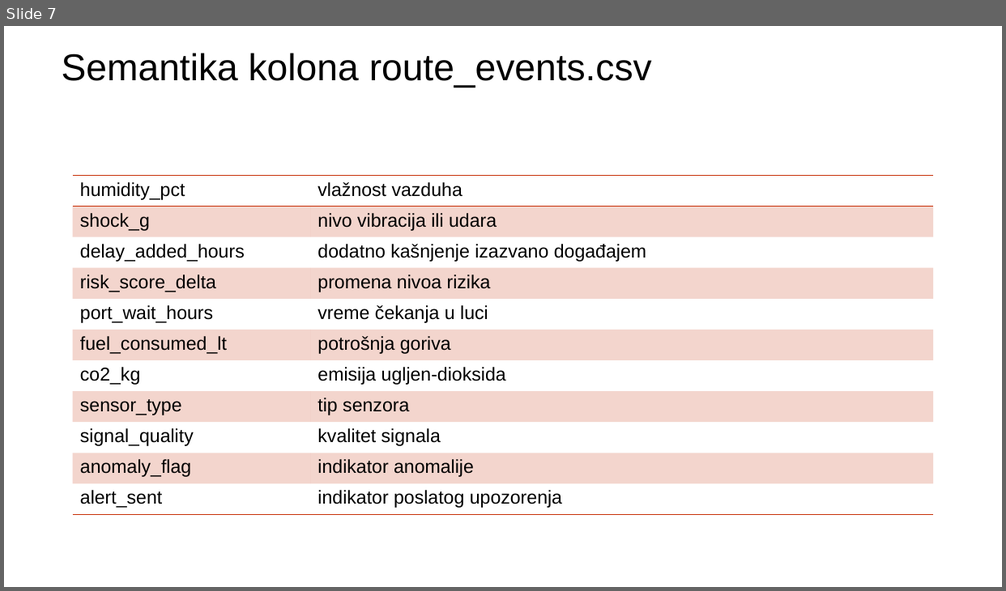
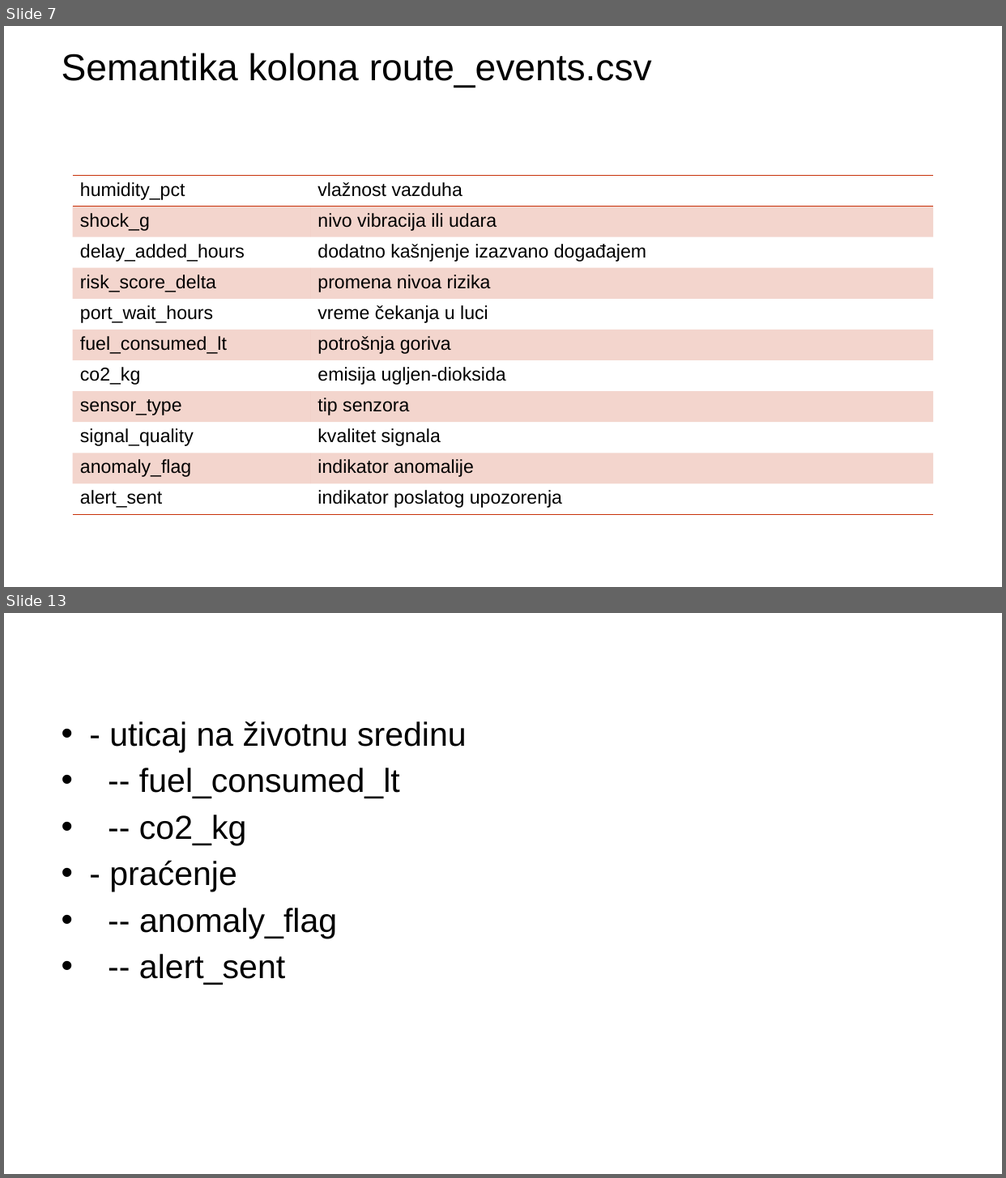
Before and after one commit to annaopi/sbp-projekat, a slide deck: Analiza pametne logistike globalnog uvoza (1).pptx. Shown one above the other, each under a label of ours: slide 7 before the commit, slides 7 and 13 after it; the slides between them are not shown. The pictures are 1006x591 and 1006x1178 pixels, drawn with LibreOffice and Linux fonts; fonts in the diff are those of the drawing; background and template pictures are left out. Boxes give left, top, right and bottom in pixels: in the first picture for what was removed or moved away, otherwise in the second. Text is boxed around its words. In the diff, an @@ line names an element or a change of style, - is before the commit and + after.

```diff
--- a/Analiza pametne logistike globalnog uvoza (1).pptx
+++ b/Analiza pametne logistike globalnog uvoza (1).pptx
@@ slide 13 added at bbox=[4, 613, 1002, 1174], background picture (left out) @@
@@ text added at bbox=[109, 722, 467, 985], 32 pt, text #000000 @@
+• - uticaj na životnu sredinu
+• -- fuel_consumed_lt
+• -- co2_kg
+• - praćenje
+• -- anomaly_flag
+• -- alert_sent
```
Also in this commit, not shown: 2 slides changed, 10 other slides added.
